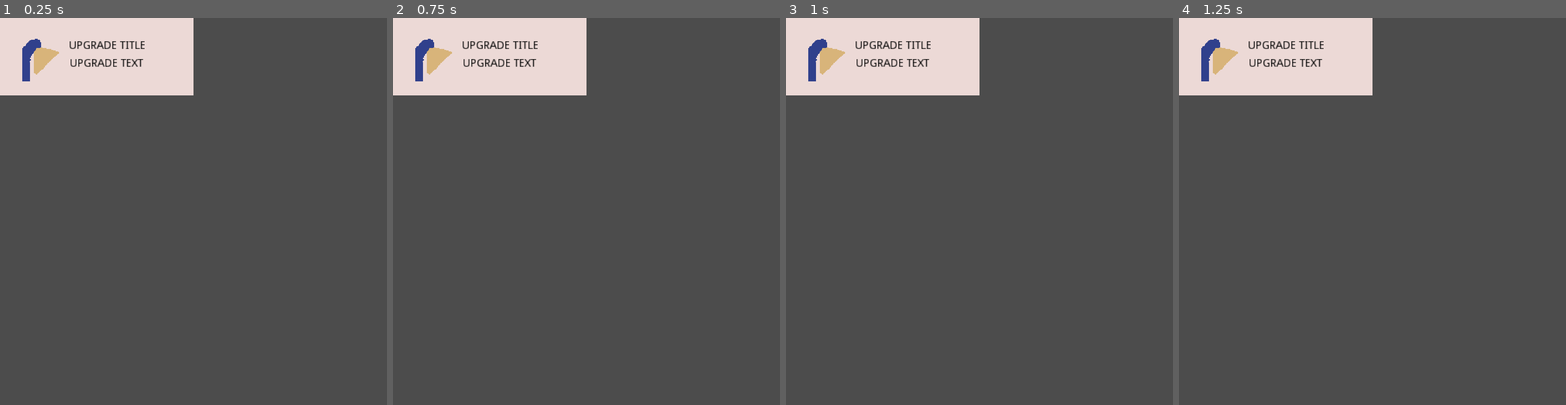
Above: before the commit, frames 1-4 (left to right).
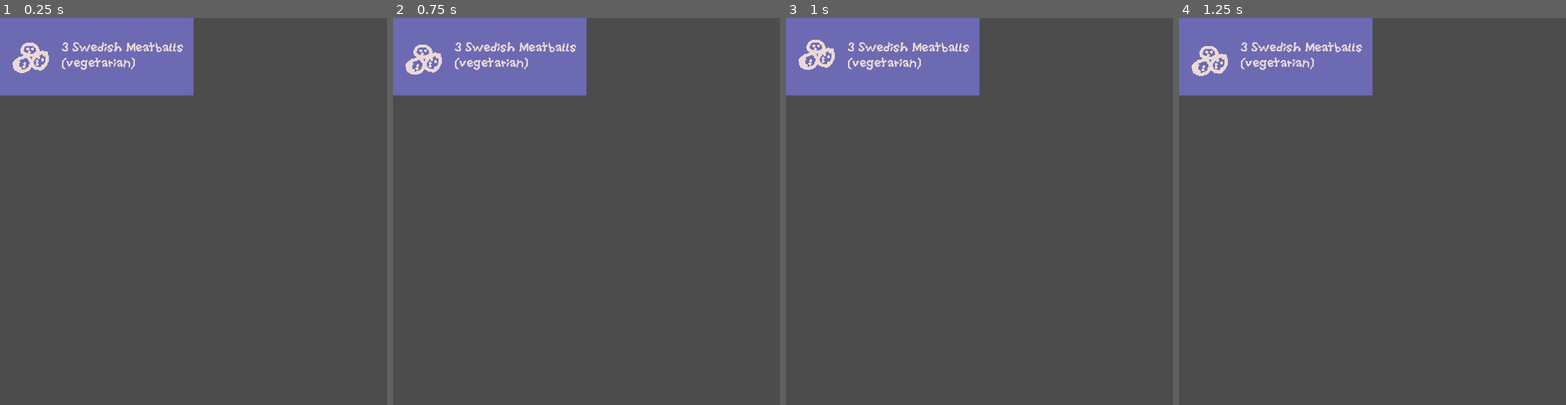
Above: after the commit, the same moments.

Repository: nolenroyalty/flashlight-survivors
Game: Godot game, scene res://ui/UpgradeChoice.tscn
Two runs of this game, one before a commit and one after it. Both use one fixed random seed, a clock stepped at 60 frames per second and the inputs below. This scene is started directly instead of the project's main scene.
Inputs (mouse positions are in pixels of both pictures, inside the frame that each line leads up to):
- Up to frame 1 (0.25 s): no input
- Up to frame 2 (0.75 s): click (489, 56) at 0.5 s
- Up to frame 3 (1 s): no input
- Up to frame 4 (1.25 s): no input

The runs differ from the first frame. In frame 1, 9.6% of the frame differs, in the area x 0-50%, y 0-20%; in frame 2, 9.6%; in frame 3, 9.6%; in frame 4, 9.6%.

Commit message:
fonts, upgrade dialogues

Diff:
--- /dev/null
+++ b/fonts/basichandwriting.tres
@@ -0,0 +1,6 @@
+[gd_resource type="DynamicFont" load_steps=2 format=2]
+
+[ext_resource path="res://fonts/BasicHandwriting.ttf" type="DynamicFontData" id=1]
+
+[resource]
+font_data = ExtResource( 1 )
--- /dev/null
+++ b/fonts/born2bsporty.tres
@@ -0,0 +1,6 @@
+[gd_resource type="DynamicFont" load_steps=2 format=2]
+
+[ext_resource path="res://fonts/Born2bSportyV2.ttf" type="DynamicFontData" id=1]
+
+[resource]
+font_data = ExtResource( 1 )
--- /dev/null
+++ b/fonts/jinxedwizards.tres
@@ -0,0 +1,6 @@
+[gd_resource type="DynamicFont" load_steps=2 format=2]
+
+[ext_resource path="res://fonts/JinxedWizards.ttf" type="DynamicFontData" id=1]
+
+[resource]
+font_data = ExtResource( 1 )
--- /dev/null
+++ b/fonts/tomandjerry.tres
@@ -0,0 +1,7 @@
+[gd_resource type="DynamicFont" load_steps=2 format=2]
+
+[ext_resource path="res://fonts/TomAndJerry.ttf" type="DynamicFontData" id=1]
+
+[resource]
+size = 14
+font_data = ExtResource( 1 )
--- a/project.godot
+++ b/project.godot
@@ -42,6 +42,7 @@
 [gui]
 
 common/drop_mouse_on_gui_input_disabled=true
+theme/custom_font="res://fonts/basichandwriting.tres"
 
 [importer_defaults]
 
--- /dev/null
+++ b/ui/UpgradeChoice.gd
@@ -0,0 +1,25 @@
+extends TextureButton
+
+onready var sprite = $Sprite
+onready var anim := $AnimationPlayer
+var mouse_present = false
+
+func wiggle():
+	anim.play("wiggle")
+
+func mouse_entered():
+	wiggle()
+	mouse_present = true
+
+func mouse_exited():
+	anim.stop(true)
+	anim.play("RESET")
+	mouse_present = false
+
+func _ready():
+	var _ignore = self.connect("mouse_entered", self, "mouse_entered")
+	_ignore = self.connect("mouse_exited", self, "mouse_exited")
+
+# Called every frame. 'delta' is the elapsed time since the previous frame.
+#func _process(delta):
+#	pass
--- a/ui/UpgradeChoice.tscn
+++ b/ui/UpgradeChoice.tscn
@@ -1,29 +1,86 @@
-[gd_scene load_steps=3 format=2]
+[gd_scene load_steps=6 format=2]
 
 [ext_resource path="res://Aseprite/upgradechoiceproto.png" type="Texture" id=1]
 [ext_resource path="res://Aseprite/placeholderupgradeimage.png" type="Texture" id=2]
+[ext_resource path="res://ui/UpgradeChoice.gd" type="Script" id=3]
+
+[sub_resource type="Animation" id=2]
+length = 0.001
+tracks/0/type = "value"
+tracks/0/path = NodePath("Sprite:scale")
+tracks/0/interp = 1
+tracks/0/loop_wrap = true
+tracks/0/imported = false
+tracks/0/enabled = true
+tracks/0/keys = {
+"times": PoolRealArray( 0 ),
+"transitions": PoolRealArray( 1 ),
+"update": 0,
+"values": [ Vector2( 1, 1 ) ]
+}
+tracks/1/type = "value"
+tracks/1/path = NodePath("Sprite:position")
+tracks/1/interp = 1
+tracks/1/loop_wrap = true
+tracks/1/imported = false
+tracks/1/enabled = true
+tracks/1/keys = {
+"times": PoolRealArray( 0 ),
+"transitions": PoolRealArray( 1 ),
+"update": 0,
+"values": [ Vector2( 40, 50 ) ]
+}
+
+[sub_resource type="Animation" id=1]
+resource_name = "wiggle"
+length = 0.6
+loop = true
+tracks/0/type = "value"
+tracks/0/path = NodePath("Sprite:position")
+tracks/0/interp = 2
+tracks/0/loop_wrap = true
+tracks/0/imported = false
+tracks/0/enabled = true
+tracks/0/keys = {
+"times": PoolRealArray( 0, 0.15, 0.45, 0.6 ),
+"transitions": PoolRealArray( 1, 1, 1, 1 ),
+"update": 0,
+"values": [ Vector2( 40, 50 ), Vector2( 40, 54 ), Vector2( 40, 46 ), Vector2( 40, 50 ) ]
+}
 
 [node name="UpgradeChoice" type="TextureButton"]
 margin_right = 250.0
 margin_bottom = 100.0
 texture_normal = ExtResource( 1 )
+script = ExtResource( 3 )
 
 [node name="Sprite" type="Sprite" parent="."]
-position = Vector2( 50, 50 )
+position = Vector2( 40, 50 )
 texture = ExtResource( 2 )
 
-[node name="Title" type="Label" parent="."]
-margin_left = 89.0
-margin_top = 29.0
-margin_right = 188.0
-margin_bottom = 43.0
-custom_colors/font_color = Color( 0, 0, 0, 1 )
-text = "UPGRADE TITLE"
+[node name="VBoxContainer" type="VBoxContainer" parent="."]
+anchor_top = 0.5
+anchor_right = 1.0
+anchor_bottom = 0.5
+margin_left = 80.0
+margin_top = -18.0
+margin_bottom = 18.0
 
-[node name="Label" type="Label" parent="."]
-margin_left = 90.0
-margin_top = 52.0
-margin_right = 185.0
-margin_bottom = 66.0
-custom_colors/font_color = Color( 0, 0, 0, 1 )
-text = "UPGRADE TEXT"
+[node name="Title" type="Label" parent="VBoxContainer"]
+margin_right = 170.0
+margin_bottom = 16.0
+custom_colors/font_color = Color( 0.92549, 0.85098, 0.839216, 1 )
+text = "3 Swedish Meatballs"
+
+[node name="Text" type="Label" parent="VBoxContainer"]
+margin_top = 20.0
+margin_right = 170.0
+margin_bottom = 36.0
+custom_colors/font_color = Color( 0.92549, 0.85098, 0.839216, 1 )
+text = "(vegetarian)"
+
+[node name="WiggleTween" type="Tween" parent="."]
+
+[node name="AnimationPlayer" type="AnimationPlayer" parent="."]
+anims/RESET = SubResource( 2 )
+anims/wiggle = SubResource( 1 )
Binary file changed: Aseprite/placeholderupgradeimage.aseprite
Binary file changed: Aseprite/placeholderupgradeimage.png
Binary file changed: Aseprite/upgradechoiceproto.aseprite
Binary file changed: Aseprite/upgradechoiceproto.png
Binary file added: fonts/BasicHandwriting.ttf
Binary file added: fonts/Born2bSportyV2.ttf
Binary file added: fonts/JinxedWizards.ttf
Binary file added: fonts/TomAndJerry.ttf
